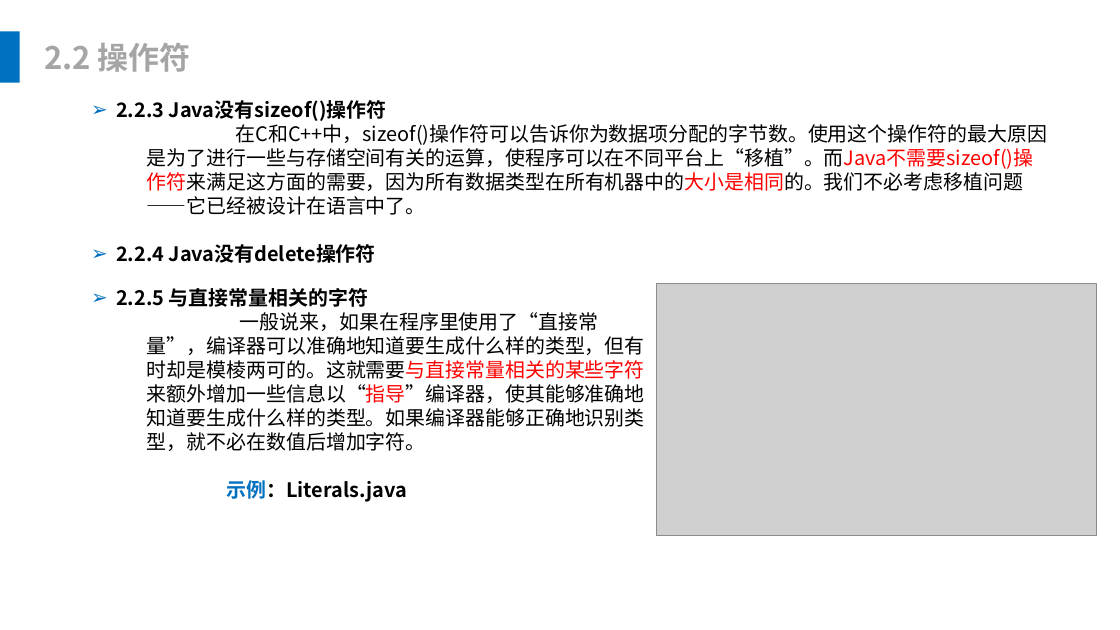
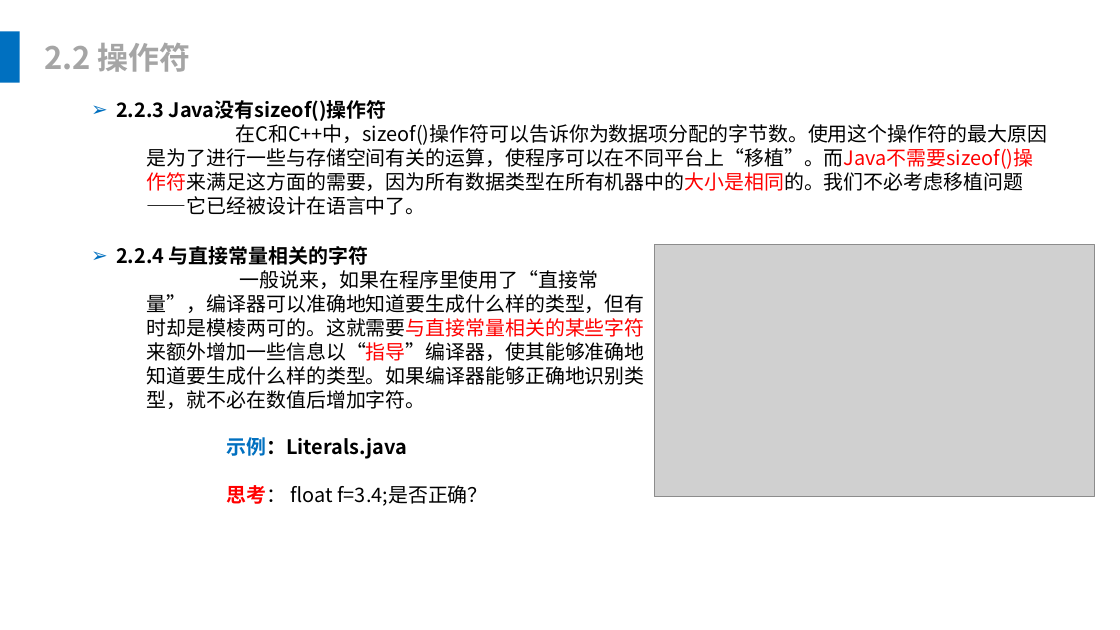
Before and after one commit to leonliu06/JavaTrainning, a slide deck: slide 13 of Java基础培训.pptx. Drawn at 1120x630 pixels with LibreOffice and Linux fonts; fonts in the diff are those of the drawing; grey boxes stand for pictures. Boxes give left, top, right and bottom in pixels: in the first picture for what was removed or moved away, otherwise in the second. Text is boxed around its words. In the diff, an @@ line names an element or a change of style, - is before the commit and + after.

Commit message:
ppt

```diff
--- a/Java基础培训.pptx
+++ b/Java基础培训.pptx
@@ text "2.2.4 与直接常量相关的字符": place and size @@
-text "2.2.4 与直接常量相关的字符" at [116,288,645,502]
+text "2.2.4 与直接常量相关的字符" at [116,246,645,506]
@@ text at [116,246,368,265]: text changed @@
-➢ 2.2.5 与直接常量相关的字符
+➢ 2.2.4 与直接常量相关的字符
@@ text at [116,244,376,263]: paragraph removed @@
-➢ 2.2.4 Java没有delete操作符
@@ picture: place and size @@
-picture at [656,284,1097,536]
+picture at [654,245,1095,497]
@@ text at [227,485,487,506]: paragraph added @@
+思考： float f=3.4;是否正确？
```
Also in this commit, not shown: 7 other slides changed, 8 other files.
